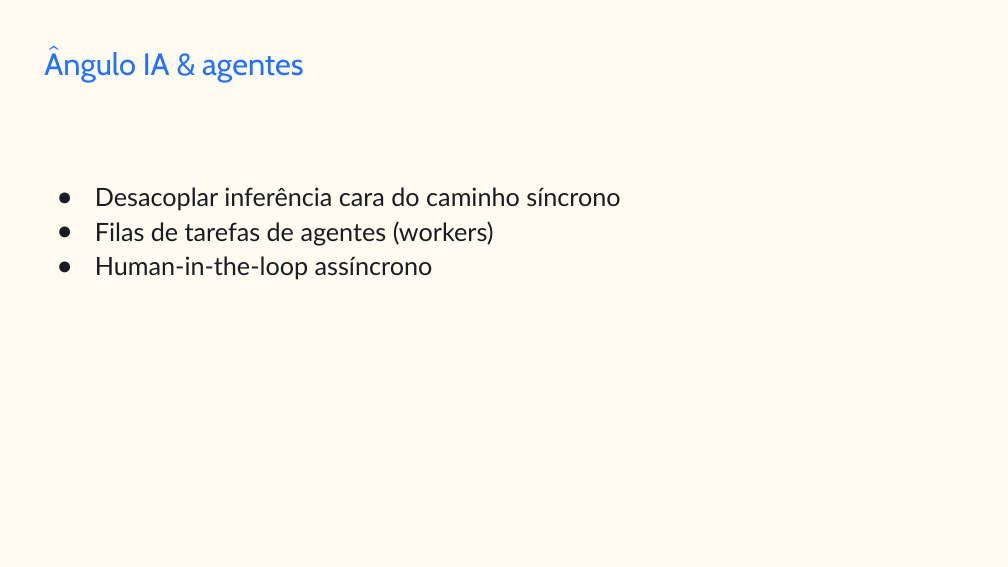
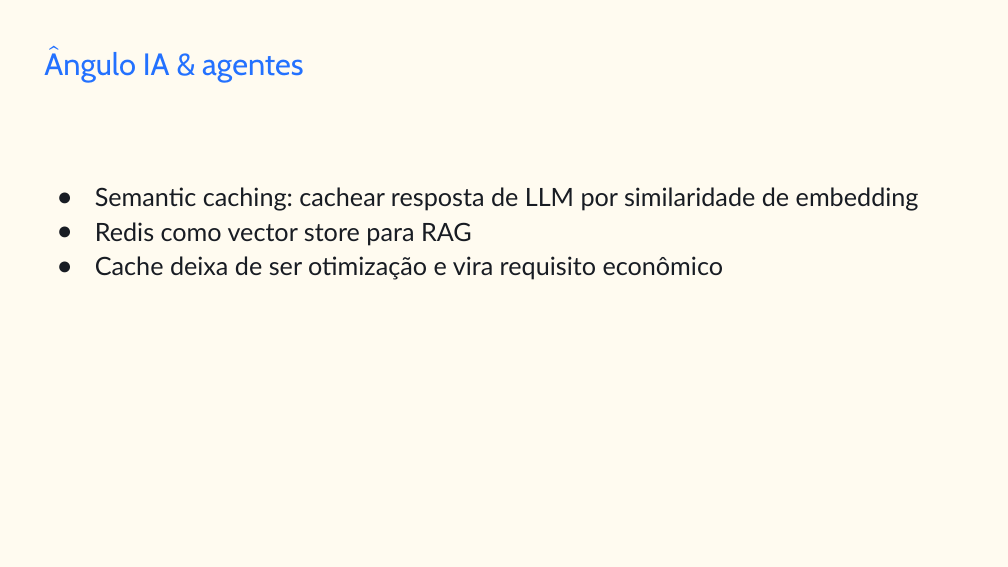
Before and after one commit to jessehaniel85/1705-be-jv-010, a slide deck: slide 5 of plano-de-aulas/aula-04-slides.pptx. Drawn at 1008x567 pixels with LibreOffice and Linux fonts; fonts in the diff are those of the drawing. Boxes give left, top, right and bottom in pixels: in the first picture for what was removed or moved away, otherwise in the second. Text is boxed around its words. In the diff, an @@ line names an element or a change of style, - is before the commit and + after.

```diff
--- a/plano-de-aulas/aula-04-slides.pptx
+++ b/plano-de-aulas/aula-04-slides.pptx
@@ text at <box>95,187,919,280</box>: text changed @@
-● Desacoplar inferência cara do caminho síncrono
-● Filas de tarefas de agentes (workers)
-● Human-in-the-loop assíncrono
+● Semantic caching: cachear resposta de LLM por similaridade de embedding
+● Redis como vector store para RAG
+● Cache deixa de ser otimização e vira requisito econômico
```
Also in this commit, not shown: 6 other slides changed, 15 other files.
